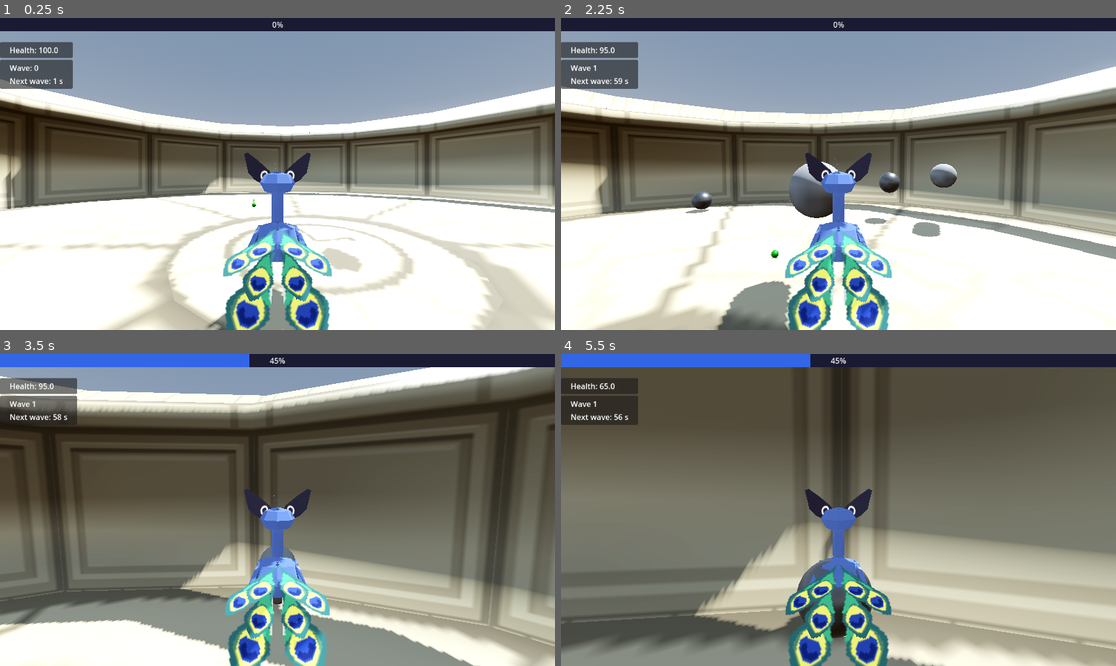
Above: before the commit, frames 1-4 (two rows, left to right).
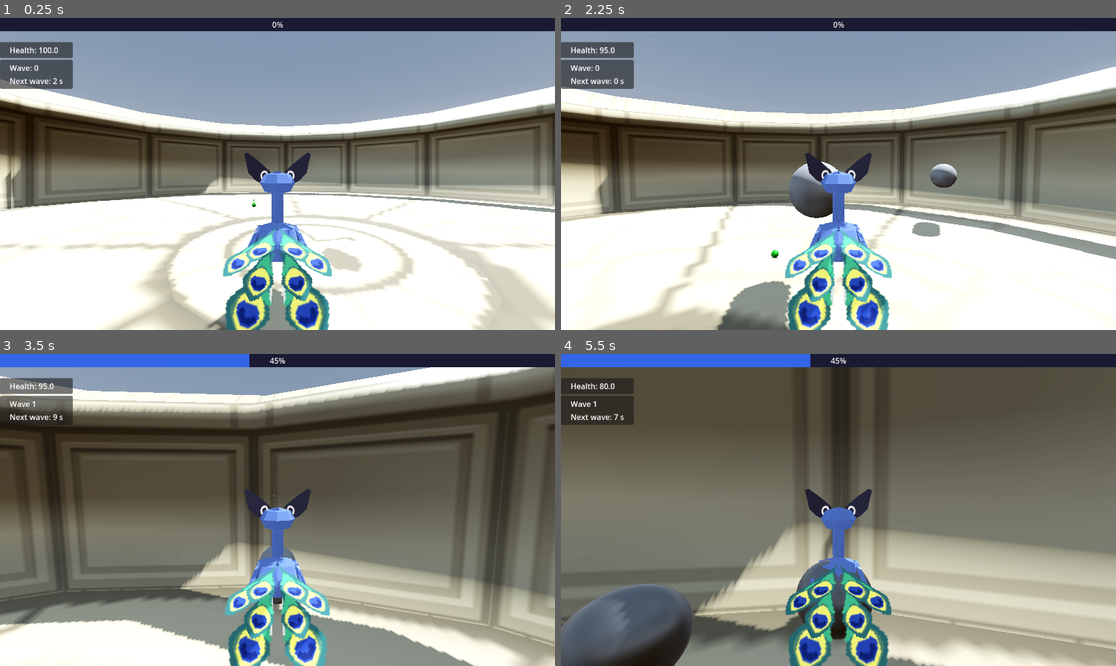
Above: after the commit, the same moments.

Repository: Lightgarden-713/Pavojam
Game: Godot game, scene res://scenes/level.tscn
Same seed, same stepped clock (60 frames per second), same inputs: the game is played once before the commit and once after it.
Inputs (mouse positions are in pixels of both pictures, inside the frame that each line leads up to):
- Up to frame 1 (0.25 s): no input
- Up to frame 2 (2.25 s): tap Enter (ui_accept) at 0.5, 0.77, 1.52 s; move the mouse to (960, 158) at 0.52 s; hold Right (ui_right) 0.53-1.28 s; click (960, 158) at 0.67 s; move the mouse to (810, 174) at 1.27 s; hold Up (ui_up) from 1.28 s (still down); move the mouse to (849, 167) at 2.02 s
- Up to frame 3 (3.5 s): keep holding Up (ui_up); move the mouse to (271, 516) at 2.77 s; click (271, 516) at 2.92 s; tap Enter (ui_accept) at 3.02 s
- Up to frame 4 (5.5 s): keep holding Up (ui_up); move the mouse to (877, 513) at 3.52 s; tap Enter (ui_accept) at 3.77, 4.52 s; move the mouse to (794, 506) at 4.27 s; move the mouse to (844, 510) at 5.02 s; click (844, 510) at 5.17 s

The runs differ from the first frame. In frame 1, less than 0.1% of the frame differs, in the area x 9-11%, y 19-22%; in frame 2, 0.6%; in frame 3, 0.1%; in frame 4, 4.5%, in the area x 0-57%, y 7-100%.

Commit message:
update script reference

Diff:
--- a/scenes/level.tscn
+++ b/scenes/level.tscn
@@ -8,7 +8,7 @@
 [ext_resource type="PackedScene" uid="uid://toswubf77db8" path="res://scenes/experience/experience_orb.tscn" id="4_ppgk2"]
 [ext_resource type="Script" uid="uid://y26ktl1i5d4q" path="res://scripts/xp_bar.gd" id="5_2r41h"]
 [ext_resource type="Script" uid="uid://slwhbg4sgaym" path="res://scripts/wave_manager.gd" id="6_b121j"]
-[ext_resource type="Script" uid="uid://b8upaitibbcq6" path="res://scripts/wave_container.gd" id="8_8c41q"]
+[ext_resource type="Script" uid="uid://b8upaitibbcq6" path="res://scripts/wave_level_ui.gd" id="9_8c41q"]
 
 [sub_resource type="ProceduralSkyMaterial" id="ProceduralSkyMaterial_w7c3h"]
 sky_horizon_color = Color(0.66224277, 0.6717428, 0.6867428, 1)
@@ -63,7 +63,8 @@
 
 [node name="WaveManager" type="Node3D" parent="World"]
 script = ExtResource("6_b121j")
-initial_delay_sec = 2.0
+initial_delay_sec = 3.0
+wave_duration_sec = 10.0
 base_enemies = 5
 increase_per_wave = 2
 
@@ -113,29 +114,29 @@
 layout_mode = 2
 text = "Health: 0"
 
-[node name="WaveContainer" type="PanelContainer" parent="UI/VBoxContainer" node_paths=PackedStringArray("wave_manager", "wave_number_lavel", "next_wave_label")]
+[node name="WaveLevelUI" type="PanelContainer" parent="UI/VBoxContainer" node_paths=PackedStringArray("wave_manager", "wave_number_lavel", "next_wave_label")]
 layout_mode = 2
 size_flags_horizontal = 3
 size_flags_vertical = 2
-script = ExtResource("8_8c41q")
+script = ExtResource("9_8c41q")
 wave_manager = NodePath("../../../World/WaveManager")
 wave_number_lavel = NodePath("MarginContainer/VBoxContainer/WaveNumber")
 next_wave_label = NodePath("MarginContainer/VBoxContainer/NextWave")
 
-[node name="MarginContainer" type="MarginContainer" parent="UI/VBoxContainer/WaveContainer"]
+[node name="MarginContainer" type="MarginContainer" parent="UI/VBoxContainer/WaveLevelUI"]
 layout_mode = 2
 theme_override_constants/margin_left = 20
 theme_override_constants/margin_top = 5
 theme_override_constants/margin_right = 20
 theme_override_constants/margin_bottom = 5
 
-[node name="VBoxContainer" type="VBoxContainer" parent="UI/VBoxContainer/WaveContainer/MarginContainer"]
+[node name="VBoxContainer" type="VBoxContainer" parent="UI/VBoxContainer/WaveLevelUI/MarginContainer"]
 layout_mode = 2
 
-[node name="WaveNumber" type="Label" parent="UI/VBoxContainer/WaveContainer/MarginContainer/VBoxContainer"]
+[node name="WaveNumber" type="Label" parent="UI/VBoxContainer/WaveLevelUI/MarginContainer/VBoxContainer"]
 layout_mode = 2
 text = "Wave: 0"
 
-[node name="NextWave" type="Label" parent="UI/VBoxContainer/WaveContainer/MarginContainer/VBoxContainer"]
+[node name="NextWave" type="Label" parent="UI/VBoxContainer/WaveLevelUI/MarginContainer/VBoxContainer"]
 layout_mode = 2
 text = "Next Wave"
